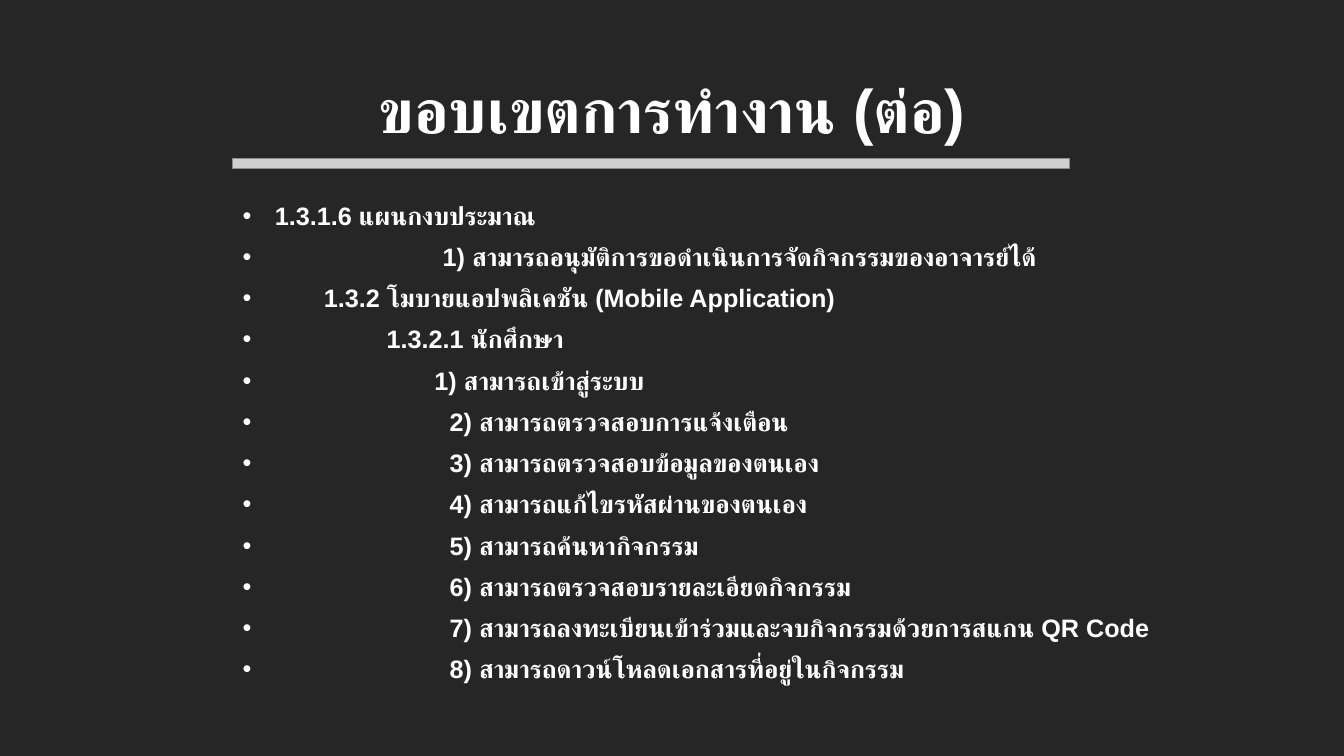
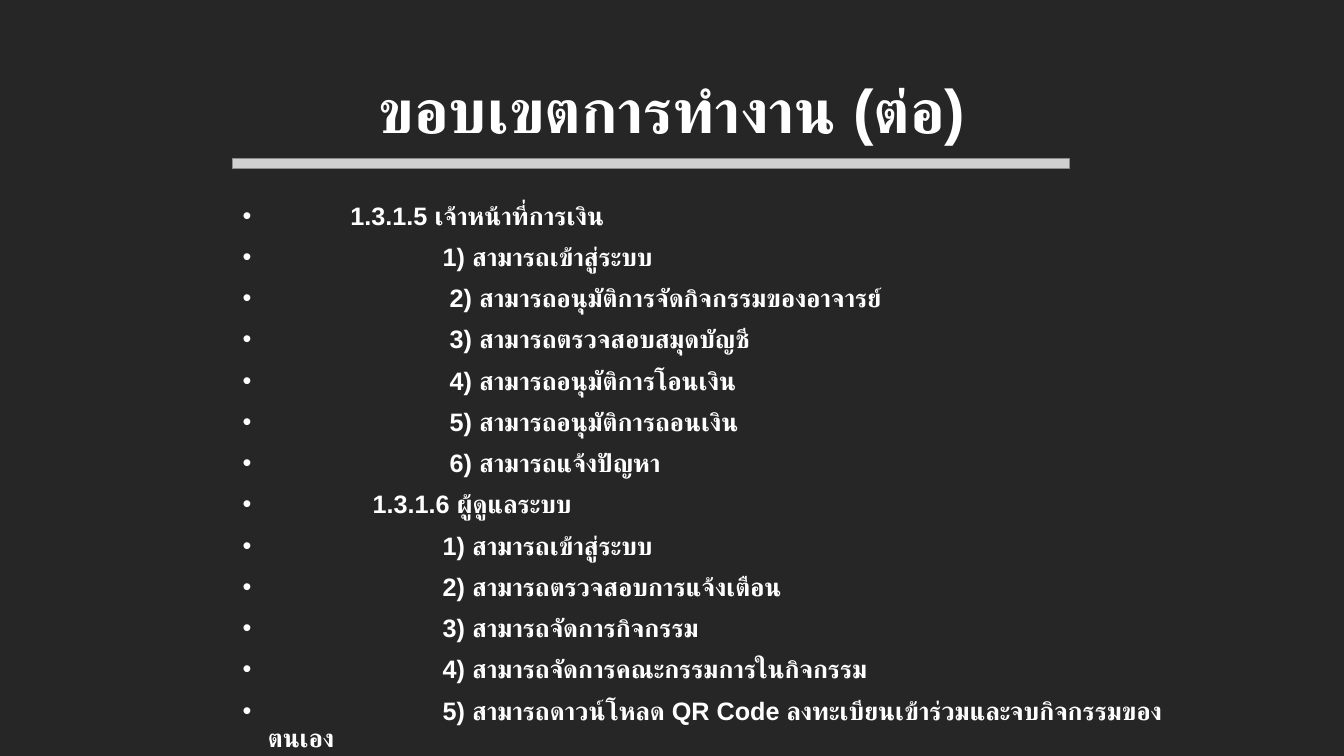
Before and after one commit to mickysara/MyBagProject, a slide deck: slide 12 of uploads/นำเสนอหัวข้อโปรเจค.pptx (slide 10 before the commit). Drawn at 1344x756 pixels with LibreOffice and Linux fonts; fonts in the diff are those of the drawing; grey boxes stand for pictures. Boxes give left, top, right and bottom in pixels: in the first picture for what was removed or moved away, otherwise in the second. Text is boxed around its words. In the diff, an @@ line names an element or a change of style, - is before the commit and + after.

```diff
--- a/uploads/นำเสนอหัวข้อโปรเจค.pptx
+++ b/uploads/นำเสนอหัวข้อโปรเจค.pptx
@@ text at (350, 206, 882, 520): text changed @@
-• 1.3.1.6 แผนกงบประมาณ
-• 1) สามารถอนุมัติการขอดำเนินการจัดกิจกรรมของอาจารย์ได้
-• 1.3.2 โมบายแอปพลิเคชัน (Mobile Application)
-• 1.3.2.1 นักศึกษา
+• 1.3.1.5 เจ้าหน้าที่การเงิน
+• 1) สามารถเข้าสู่ระบบ
+• 2) สามารถอนุมัติการจัดกิจกรรมของอาจารย์
+• 3) สามารถตรวจสอบสมุดบัญชี
+• 4) สามารถอนุมัติการโอนเงิน
+• 5) สามารถอนุมัติการถอนเงิน
+• 6) สามารถแจ้งปัญหา
+• 1.3.1.6 ผู้ดูแลระบบ
@@ text at (443, 618, 1162, 725): text changed @@
-• 3) สามารถตรวจสอบข้อมูลของตนเอง
-• 4) สามารถแก้ไขรหัสผ่านของตนเอง
-• 5) สามารถค้นหากิจกรรม
-• 6) สามารถตรวจสอบรายละเอียดกิจกรรม
-• 7) สามารถลงทะเบียนเข้าร่วมและจบกิจกรรมด้วยการสแกน QR Code
-• 8) สามารถดาวน์โหลดเอกสารที่อยู่ในกิจกรรม
+• 3) สามารถจัดการกิจกรรม
+• 4) สามารถจัดการคณะกรรมการในกิจกรรม
+• 5) สามารถดาวน์โหลด QR Code ลงทะเบียนเข้าร่วมและจบกิจกรรมของตนเอง
```
Also in this commit, not shown: 6 other slides changed, 1 slide added, 2 slides removed, 8 other files.
